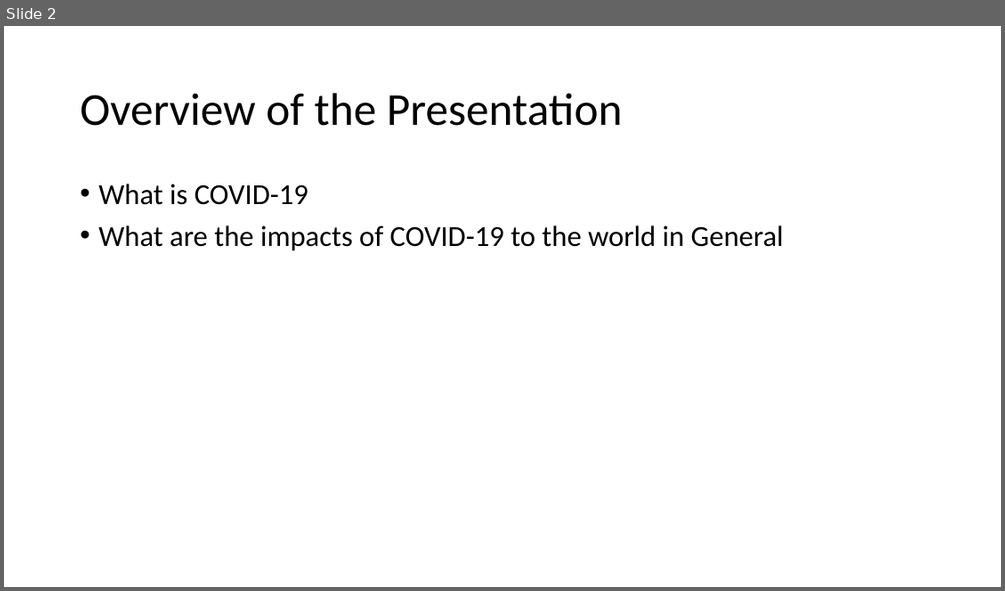
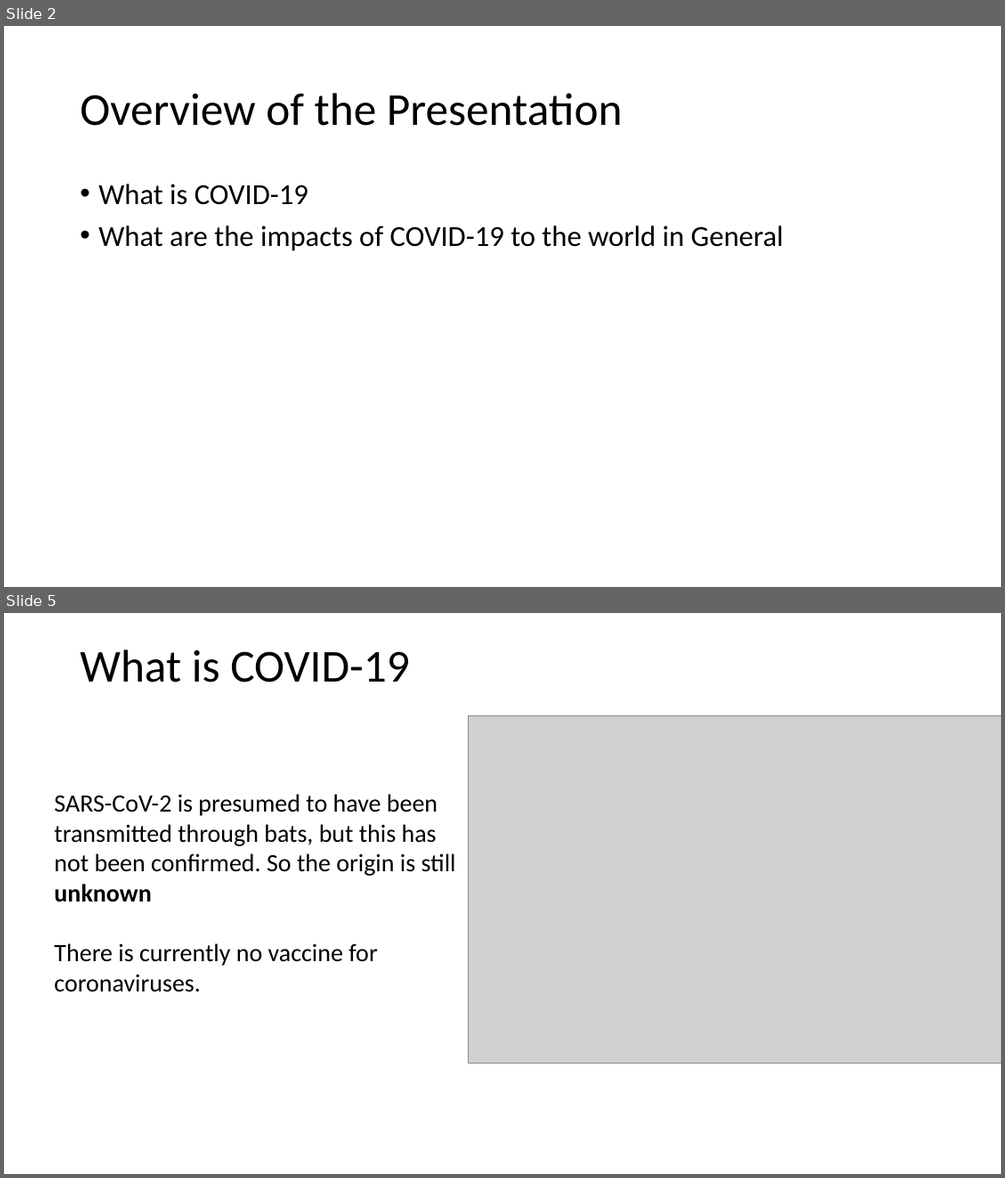
Before and after one commit to engmarkrezk/DFT_FinalProject, a slide deck: DFT finalppt.pptx. Shown one above the other, each under a label of ours: slide 2 before the commit, slides 2 and 5 after it; the slides between them are not shown. The pictures are 1005x591 and 1005x1178 pixels, drawn with LibreOffice and Linux fonts; fonts in the diff are those of the drawing; grey boxes stand for pictures. Boxes give left, top, right and bottom in pixels: in the first picture for what was removed or moved away, otherwise in the second. Text is boxed around its words. In the diff, an @@ line names an element or a change of style, - is before the commit and + after.

Commit message:
More covid-19 information to ppt

```diff
--- a/DFT finalppt.pptx
+++ b/DFT finalppt.pptx
@@ slide 5 added at [4, 613, 1001, 1174], background #FFFFFF @@
@@ title added at [80, 649, 410, 682], 44 pt, text #000000 @@
+What is COVID-19
@@ picture added at [468, 715, 1001, 1063] @@
@@ text added at [54, 794, 456, 992], 24 pt, text #000000 @@
+SARS-CoV-2 is presumed to have been transmitted through bats, but this has not been confirmed. So the origin is still unknown
+There is currently no vaccine for coronaviruses.
```
Also in this commit, not shown: 2 slides changed, 2 other slides added.
